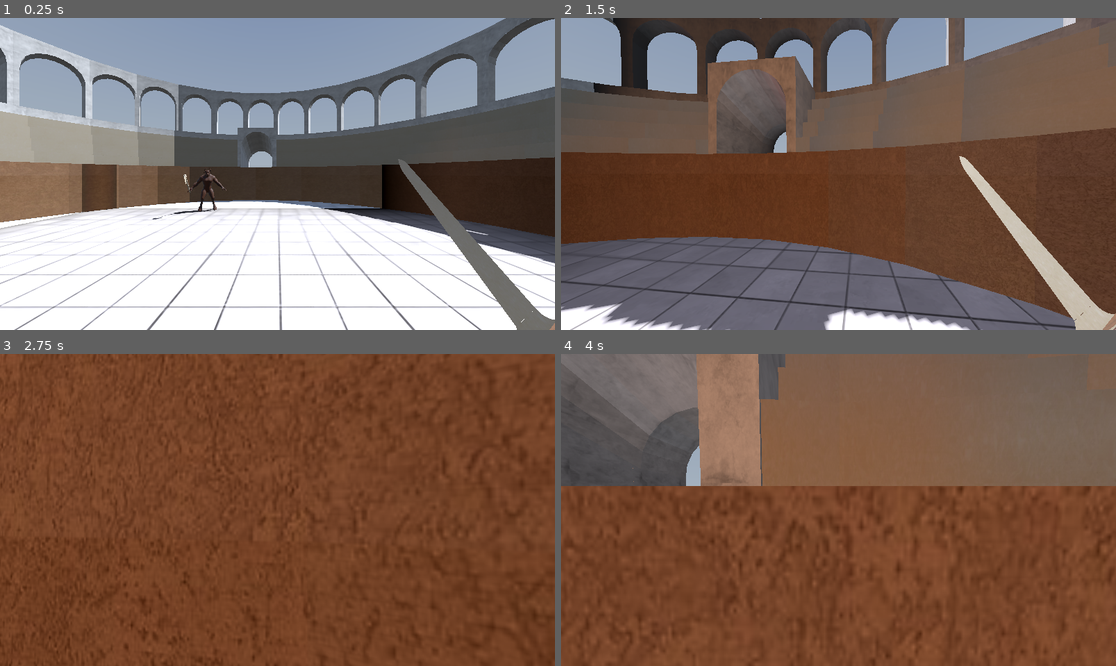
Above: before the commit, frames 1-4 (two rows, left to right).
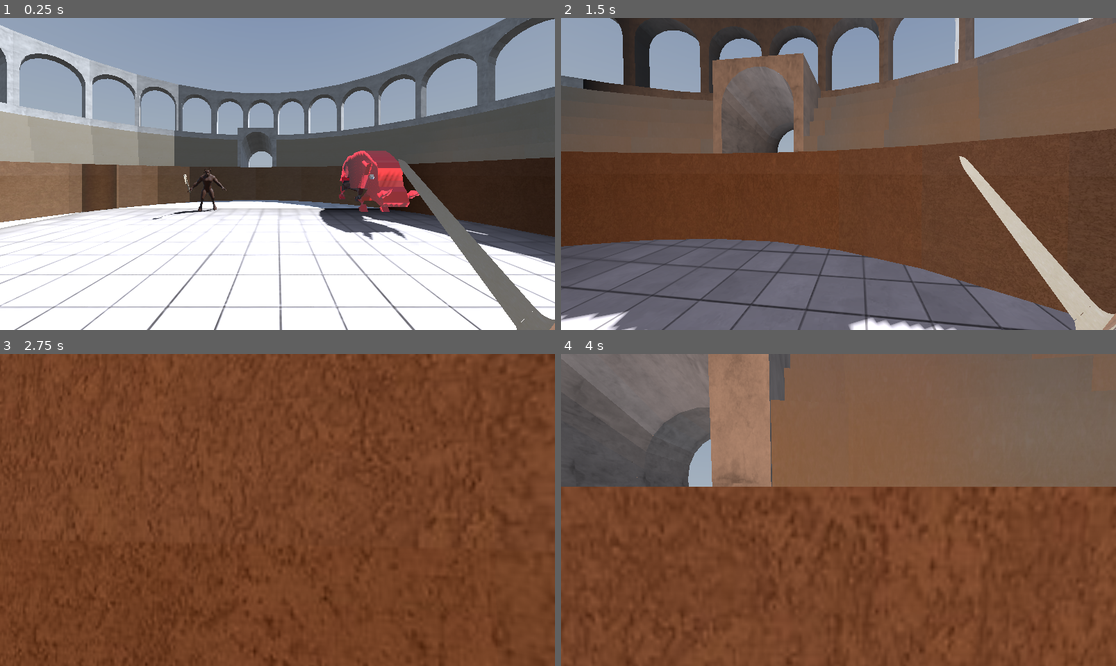
Above: after the commit, the same moments.

Repository: martinsi26/3DGameDesign
Game: Godot game, scene res://Scenes/Sandbox.tscn
Same seed, same stepped clock (60 frames per second), same inputs: the game is played once before the commit and once after it. A sky picture missing from this copy of the repository is replaced by a grey-blue gradient.
Inputs (mouse positions are in pixels of both pictures, inside the frame that each line leads up to):
- Up to frame 1 (0.25 s): no input
- Up to frame 2 (1.5 s): move the mouse to (866, 174) at 0.52 s; hold W (move_forward) from 0.53 s (still down); tap Q (lock) at 0.6 s; tap Space (jump) at 0.77 s; move the mouse to (810, 174) at 1.27 s; tap Ctrl (crouch) at 1.35 s
- Up to frame 3 (2.75 s): keep holding W (move_forward); tap Space (jump) at 1.52 s; tap Q (lock) at 1.55, 2.1 s; move the mouse to (288, 503) at 2.02 s
- Up to frame 4 (4 s): keep holding W (move_forward); move the mouse to (832, 516) at 2.77 s; tap Shift (sprint) at 2.85 s; tap Space (jump) at 3.02, 3.77 s; tap Q (lock) at 3.05, 3.6 s; move the mouse to (877, 513) at 3.52 s

The runs differ from the first frame. In frame 1, 2.4% of the frame differs, in the area x 57-76%, y 42-72%; in frame 2, 8.9%, in the area x 0-100%, y 0-100%; in frame 3, 2.3%; in frame 4, 3.8%.

Commit message:
before i mess something up

Diff:
--- a/3dgamedesign/Scenes/Enemy/Boar.gd
+++ b/3dgamedesign/Scenes/Enemy/Boar.gd
@@ -1,10 +1,15 @@
 class_name Boar extends Enemy
 
 @onready var navigation_agent_3d: NavigationAgent3D = $NavigationAgent3D
+@onready var state_machine = $AnimationTree["parameters/playback"]
 
 # move the enemy to point towards the player
 func enemy_follow_player(player) -> void:
-	#self.look_at(player.global_position)
 	self.look_at(Vector3(player.global_position.x, 0, player.global_position.z), Vector3(0, 1, 0), true)
 	self.rotate_y(30)
+	self.axis_lock_angular_y
 	self.orthonormalize()
+
+# conditions
+func _process(delta: float) -> void:
+	move_and_slide()
--- a/3dgamedesign/Scenes/Enemy/Boar.tscn
+++ b/3dgamedesign/Scenes/Enemy/Boar.tscn
@@ -7,51 +7,84 @@
 [ext_resource type="Script" path="res://Scripts/EnemyStateScripts/WalkingEnemyState.gd" id="3_id3uu"]
 [ext_resource type="Script" path="res://Scripts/EnemyStateScripts/IdleEnemyState.gd" id="4_qimtc"]
 
-[sub_resource type="CapsuleShape3D" id="CapsuleShape3D_2x7hp"]
-radius = 0.114048
-height = 1.14048
-
-[sub_resource type="CapsuleShape3D" id="CapsuleShape3D_hpnkm"]
-radius = 0.0362569
-height = 0.362569
-
-[sub_resource type="CapsuleShape3D" id="CapsuleShape3D_yoikd"]
-radius = 0.0180632
-height = 0.180632
-
-[sub_resource type="CapsuleShape3D" id="CapsuleShape3D_jenj1"]
-radius = 0.041426
-height = 0.41426
-
-[sub_resource type="CapsuleShape3D" id="CapsuleShape3D_7803w"]
-radius = 0.0196007
-height = 0.196007
-
-[sub_resource type="CapsuleShape3D" id="CapsuleShape3D_b71ti"]
-radius = 0.059633
-height = 0.59633
-
-[sub_resource type="CapsuleShape3D" id="CapsuleShape3D_perfh"]
-radius = 0.0362569
-height = 0.362569
-
-[sub_resource type="CapsuleShape3D" id="CapsuleShape3D_r7dst"]
-radius = 0.0179262
-height = 0.179262
-
-[sub_resource type="CapsuleShape3D" id="CapsuleShape3D_ffe0c"]
-radius = 0.041426
-height = 0.41426
-
-[sub_resource type="CapsuleShape3D" id="CapsuleShape3D_hqjyq"]
-radius = 0.0196007
-height = 0.196007
-
 [sub_resource type="BoxShape3D" id="BoxShape3D_1egue"]
 
 [sub_resource type="CapsuleShape3D" id="CapsuleShape3D_5goex"]
 radius = 1.5
 height = 4.0
+
+[sub_resource type="AnimationNodeAnimation" id="AnimationNodeAnimation_eb5ct"]
+animation = &"attack"
+
+[sub_resource type="AnimationNodeAnimation" id="AnimationNodeAnimation_cjwgi"]
+animation = &"block"
+
+[sub_resource type="AnimationNodeAnimation" id="AnimationNodeAnimation_uao04"]
+animation = &"idle"
+
+[sub_resource type="AnimationNodeAnimation" id="AnimationNodeAnimation_e2767"]
+animation = &"run"
+
+[sub_resource type="AnimationNodeAnimation" id="AnimationNodeAnimation_f0cui"]
+animation = &"walk"
+
+[sub_resource type="AnimationNodeStateMachineTransition" id="AnimationNodeStateMachineTransition_w2nmh"]
+advance_mode = 2
+
+[sub_resource type="AnimationNodeStateMachineTransition" id="AnimationNodeStateMachineTransition_44uws"]
+advance_mode = 2
+
+[sub_resource type="AnimationNodeStateMachineTransition" id="AnimationNodeStateMachineTransition_n22c5"]
+advance_mode = 2
+
+[sub_resource type="AnimationNodeStateMachineTransition" id="AnimationNodeStateMachineTransition_whkmd"]
+advance_mode = 2
+
+[sub_resource type="AnimationNodeStateMachineTransition" id="AnimationNodeStateMachineTransition_iktii"]
+advance_mode = 2
+
+[sub_resource type="AnimationNodeStateMachineTransition" id="AnimationNodeStateMachineTransition_c730d"]
+switch_mode = 2
+advance_mode = 2
+
+[sub_resource type="AnimationNodeStateMachineTransition" id="AnimationNodeStateMachineTransition_bu1sc"]
+switch_mode = 2
+advance_mode = 2
+
+[sub_resource type="AnimationNodeStateMachineTransition" id="AnimationNodeStateMachineTransition_76neg"]
+switch_mode = 2
+advance_mode = 2
+
+[sub_resource type="AnimationNodeStateMachineTransition" id="AnimationNodeStateMachineTransition_2qqxk"]
+switch_mode = 2
+advance_mode = 2
+
+[sub_resource type="AnimationNodeStateMachineTransition" id="AnimationNodeStateMachineTransition_cy4i0"]
+switch_mode = 2
+advance_mode = 2
+
+[sub_resource type="AnimationNodeStateMachineTransition" id="AnimationNodeStateMachineTransition_wojgd"]
+switch_mode = 2
+advance_mode = 2
+
+[sub_resource type="AnimationNodeStateMachineTransition" id="AnimationNodeStateMachineTransition_jc1l5"]
+switch_mode = 2
+advance_mode = 2
+
+[sub_resource type="AnimationNodeStateMachine" id="AnimationNodeStateMachine_om8sx"]
+states/End/position = Vector2(591.125, -80.3438)
+states/attack/node = SubResource("AnimationNodeAnimation_eb5ct")
+states/attack/position = Vector2(726.5, 100.062)
+states/block/node = SubResource("AnimationNodeAnimation_cjwgi")
+states/block/position = Vector2(858.5, 101.578)
+states/idle/node = SubResource("AnimationNodeAnimation_uao04")
+states/idle/position = Vector2(339.5, 100.125)
+states/run/node = SubResource("AnimationNodeAnimation_e2767")
+states/run/position = Vector2(591.312, 28.4375)
+states/walk/node = SubResource("AnimationNodeAnimation_f0cui")
+states/walk/position = Vector2(462, 99.875)
+transitions = ["Start", "idle", SubResource("AnimationNodeStateMachineTransition_w2nmh"), "idle", "walk", SubResource("AnimationNodeStateMachineTransition_44uws"), "walk", "run", SubResource("AnimationNodeStateMachineTransition_n22c5"), "run", "attack", SubResource("AnimationNodeStateMachineTransition_whkmd"), "attack", "block", SubResource("AnimationNodeStateMachineTransition_iktii"), "walk", "attack", SubResource("AnimationNodeStateMachineTransition_c730d"), "run", "walk", SubResource("AnimationNodeStateMachineTransition_bu1sc"), "attack", "walk", SubResource("AnimationNodeStateMachineTransition_76neg"), "block", "attack", SubResource("AnimationNodeStateMachineTransition_2qqxk"), "attack", "End", SubResource("AnimationNodeStateMachineTransition_cy4i0"), "run", "End", SubResource("AnimationNodeStateMachineTransition_wojgd"), "walk", "End", SubResource("AnimationNodeStateMachineTransition_jc1l5")]
+graph_offset = Vector2(225.6, -93.0601)
 
 [node name="Boar" type="CharacterBody3D"]
 collision_layer = 8
@@ -60,188 +93,49 @@
 [node name="Boar" parent="." instance=ExtResource("2_fbblt")]
 transform = Transform3D(1, 0, 0, 0, 1, 0, 0, 0, 1, -4, 0, -0.103)
 collision_layer = 4
-collision_mask = 3
 
 [node name="Skeleton3D" parent="Boar/Armature" index="0"]
 bones/0/position = Vector3(-0.982528, 1.60596, -0.0432069)
 bones/0/rotation = Quaternion(-0.000134916, -0.00544725, -0.0247674, 0.999678)
 bones/0/scale = Vector3(1, 1, 1)
-bones/1/rotation = Quaternion(0.506194, 0.525601, 0.474453, -0.492347)
-bones/2/rotation = Quaternion(0.0785438, 0.0061522, 0.0638344, 0.994846)
+bones/1/rotation = Quaternion(-0.422783, -0.547502, -0.389212, 0.608284)
+bones/2/rotation = Quaternion(0.00205011, 0.00618393, 0.00166619, 0.999977)
 bones/2/scale = Vector3(1, 1, 1)
-bones/3/rotation = Quaternion(-0.140049, -0.953021, -0.268322, -0.0118154)
-bones/4/rotation = Quaternion(0.58881, 0.394095, 0.580996, -0.400545)
-bones/5/rotation = Quaternion(-0.046419, -7.46193e-08, -0.00564048, 0.998906)
-bones/6/rotation = Quaternion(0.0291635, -0.903575, -0.42372, 0.0562421)
+bones/3/rotation = Quaternion(0.107125, 0.973348, 0.195126, 0.0551727)
+bones/4/rotation = Quaternion(0.526989, 0.550961, 0.419173, -0.492969)
+bones/5/rotation = Quaternion(-0.383561, -8.184e-08, -0.0466074, 0.922339)
+bones/6/rotation = Quaternion(0.0735888, -0.843551, -0.51222, 0.143659)
 bones/6/scale = Vector3(1, 1, 1)
-bones/7/rotation = Quaternion(-0.0315937, -0.0250371, -0.45896, 0.887542)
+bones/7/rotation = Quaternion(-0.0039415, -5.59095e-08, -0.361662, 0.932301)
 bones/8/rotation = Quaternion(-0.000254607, 2.80174e-07, -0.0233619, 0.999727)
 bones/8/scale = Vector3(1, 1, 1)
-bones/9/rotation = Quaternion(0.503032, 0.528592, 0.466354, -0.500063)
+bones/9/rotation = Quaternion(0.490766, 0.523423, 0.539357, -0.440762)
 bones/9/scale = Vector3(1, 1, 1)
-bones/10/rotation = Quaternion(0.0454714, 0.00441343, 0.0503487, 0.997686)
-bones/11/rotation = Quaternion(-0.0780012, -0.957888, -0.275648, -0.0195899)
+bones/10/rotation = Quaternion(0.259692, 0.0040781, 0.287546, 0.921879)
+bones/11/rotation = Quaternion(-0.233015, -0.961532, -0.113337, -0.0911858)
 bones/11/scale = Vector3(1, 1, 1)
-bones/12/rotation = Quaternion(0.588809, 0.394096, 0.580995, -0.400546)
+bones/12/rotation = Quaternion(0.566053, 0.388296, 0.577264, -0.44224)
 bones/12/scale = Vector3(1, 1, 1)
-bones/13/rotation = Quaternion(-0.0464253, 2.51529e-07, -0.00564121, 0.998906)
-bones/14/rotation = Quaternion(0.0291643, -0.903573, -0.423724, 0.056242)
+bones/13/rotation = Quaternion(-0.206299, 2.47499e-07, -0.0250677, 0.978168)
+bones/14/rotation = Quaternion(0.0398407, -0.84213, -0.537152, 0.0264179)
 bones/14/scale = Vector3(1, 1, 1)
 bones/15/scale = Vector3(1, 1, 1)
-bones/16/position = Vector3(-0.0013619, 2.6538, 0.16208)
+bones/16/position = Vector3(-0.00375631, 2.79954, 0.136026)
 bones/16/scale = Vector3(1, 1, 1)
-bones/17/position = Vector3(-0.272183, 1.53424, 0.180615)
+bones/17/position = Vector3(-0.270936, 1.67241, 0.150817)
 bones/17/rotation = Quaternion(0.0475726, 0.694921, 0.019078, 0.717257)
 bones/17/scale = Vector3(1, 1, 1)
-bones/18/position = Vector3(-0.0930375, 1.24884, 0.180615)
+bones/18/position = Vector3(-0.0819095, 1.40806, 0.194068)
 bones/18/rotation = Quaternion(0.727624, 0.0303727, -0.684512, -0.0329245)
 bones/18/scale = Vector3(1, 1, 1)
 bones/19/rotation = Quaternion(0.0169582, 0.727634, -0.0159778, 0.685569)
 bones/19/scale = Vector3(1, 1, 1)
-bones/20/position = Vector3(-0.00136185, 2.6538, -0.279762)
+bones/20/position = Vector3(-0.0382127, 2.66005, -0.28765)
 bones/20/scale = Vector3(1, 1, 1)
 bones/21/scale = Vector3(1, 1, 1)
-bones/22/position = Vector3(-0.0930375, 1.24884, -0.261227)
+bones/22/position = Vector3(-0.113777, 1.23394, -0.281484)
 bones/22/rotation = Quaternion(0.727624, 0.0303728, -0.684512, -0.0329245)
 bones/22/scale = Vector3(1, 1, 1)
-
-[node name="PhysicalBoneSimulator3D" type="PhysicalBoneSimulator3D" parent="Boar/Armature/Skeleton3D" index="1"]
-
-[node name="Physical Bone body" type="PhysicalBone3D" parent="Boar/Armature/Skeleton3D/PhysicalBoneSimulator3D"]
-transform = Transform3D(-0.302928, -0.472884, -0.235559, 0.0150195, 0.263717, -0.548726, 0.528093, -0.27876, -0.119517, -0.761959, 2.11976, 0.0687042)
-joint_offset = Transform3D(1, 0, 0, 0, 1, 0, 0, 0, 1, 2.5332e-07, 7.6741e-07, 0.936361)
-body_offset = Transform3D(-0.297528, -0.488373, -0.209387, -3.79142e-10, 0.239976, -0.559718, 0.531367, -0.273454, -0.117242, 0.196063, 0.524098, 0.109781)
-bone_name = "body"
-
-[node name="CollisionShape3D" type="CollisionShape3D" parent="Boar/Armature/Skeleton3D/PhysicalBoneSimulator3D/Physical Bone body"]
-transform = Transform3D(1, -1.49012e-08, 2.98023e-08, -2.98023e-08, -2.23517e-08, 1, 0, -1, -7.45058e-09, 0, 0, 0)
-shape = SubResource("CapsuleShape3D_2x7hp")
-
-[node name="Physical Bone upperarm_l" type="PhysicalBone3D" parent="Boar/Armature/Skeleton3D/PhysicalBoneSimulator3D"]
-transform = Transform3D(-0.00631365, 0.00786233, -0.60891, 0.0398988, 0.60764, 0.00743223, 0.607652, -0.0398163, -0.00681473, -0.360131, 2.63136, 0.182644)
-joint_type = 1
-joint_offset = Transform3D(1, 0, 0, 0, 1, 0, 0, 0, 1, 1.16994e-07, 5.50695e-08, 0.297679)
-body_offset = Transform3D(0.608993, 2.23517e-08, -3.91155e-08, 6.98492e-09, -1.41765e-07, -0.608994, 0, 0.608994, -1.6272e-07, -5.96046e-08, 0.181284, 1.49012e-08)
-bone_name = "upperarm.l"
-joint_constraints/bias = 0.3
-joint_constraints/damping = 1.0
-joint_constraints/impulse_clamp = 0.0
-
-[node name="CollisionShape3D" type="CollisionShape3D" parent="Boar/Armature/Skeleton3D/PhysicalBoneSimulator3D/Physical Bone upperarm_l"]
-transform = Transform3D(1, 0, 0, 0, 0, 1, 0, -1, 0, 0, 0, 0)
-shape = SubResource("CapsuleShape3D_hpnkm")
-
-[node name="Physical Bone midarm_l" type="PhysicalBone3D" parent="Boar/Armature/Skeleton3D/PhysicalBoneSimulator3D"]
-transform = Transform3D(0.0716476, -0.0870551, -0.598466, 0.0372746, 0.602141, -0.0831273, 0.603614, -0.0268503, 0.0761698, -0.0901168, 2.64147, 0.173376)
-joint_type = 1
-joint_offset = Transform3D(1, 0, 0, 0, 1, 0, 0, 0, 1, 9.24309e-08, 3.37978e-07, 0.148304)
-body_offset = Transform3D(0.608993, 1.86265e-08, 2.23517e-08, 1.11759e-07, 1.50641e-06, -0.608994, -5.58794e-09, 0.608993, 1.52597e-06, -5.96046e-08, 0.090316, -4.32134e-07)
-bone_name = "midarm.l"
-joint_constraints/bias = 0.3
-joint_constraints/damping = 1.0
-joint_constraints/impulse_clamp = 0.0
-
-[node name="CollisionShape3D" type="CollisionShape3D" parent="Boar/Armature/Skeleton3D/PhysicalBoneSimulator3D/Physical Bone midarm_l"]
-transform = Transform3D(1, 0, 0, 0, 0, 1, 0, -1, 0, 0, 0, 0)
-shape = SubResource("CapsuleShape3D_yoikd")
-
-[node name="Physical Bone upperleg_l" type="PhysicalBone3D" parent="Boar/Armature/Skeleton3D/PhysicalBoneSimulator3D"]
-transform = Transform3D(0.00200895, 0.252179, -0.554324, -0.000913989, 0.554327, 0.252178, 0.60899, 5.33852e-08, 0.0022071, -0.451685, 1.43197, 0.179864)
-joint_type = 1
-joint_offset = Transform3D(1, 0, 0, 0, 1, 0, 0, 0, 1, -4.51811e-09, 3.16487e-07, 0.340119)
-body_offset = Transform3D(0.608994, -4.68488e-08, 7.38073e-08, 5.12227e-09, 4.451e-08, -0.608994, -1.04137e-10, 0.608994, 1.34305e-07, -2.23517e-08, 0.20713, -2.38419e-07)
-bone_name = "upperleg.l"
-joint_constraints/bias = 0.3
-joint_constraints/damping = 1.0
-joint_constraints/impulse_clamp = 0.0
-
-[node name="CollisionShape3D" type="CollisionShape3D" parent="Boar/Armature/Skeleton3D/PhysicalBoneSimulator3D/Physical Bone upperleg_l"]
-transform = Transform3D(1, 0, 0, 0, 0, 1, 0, -1, 0, 0, 0, 0)
-shape = SubResource("CapsuleShape3D_jenj1")
-
-[node name="Physical Bone midleg_l" type="PhysicalBone3D" parent="Boar/Armature/Skeleton3D/PhysicalBoneSimulator3D"]
-transform = Transform3D(-0.00410553, 0.3025, -0.528536, 0.00221811, 0.528552, 0.302492, 0.608976, 0.000114188, -0.00466502, -0.178094, 1.29752, 0.179864)
-joint_type = 1
-joint_offset = Transform3D(1, 0, 0, 0, 1, 0, 0, 0, 1, -8.0692e-09, 3.93109e-07, 0.160927)
-body_offset = Transform3D(0.608993, -5.16375e-08, 7.68341e-08, 1.16415e-08, 5.46884e-07, -0.608994, -5.16593e-10, 0.608994, 7.3466e-07, -7.45058e-09, 0.0980036, -3.57628e-07)
-bone_name = "midleg.l"
-joint_constraints/bias = 0.3
-joint_constraints/damping = 1.0
-joint_constraints/impulse_clamp = 0.0
-
-[node name="CollisionShape3D" type="CollisionShape3D" parent="Boar/Armature/Skeleton3D/PhysicalBoneSimulator3D/Physical Bone midleg_l"]
-transform = Transform3D(1, 0, 0, 0, 0, 1, 0, -1, 0, 0, 0, 0)
-shape = SubResource("CapsuleShape3D_7803w")
-
-[node name="Physical Bone head" type="PhysicalBone3D" parent="Boar/Armature/Skeleton3D/PhysicalBoneSimulator3D"]
-transform = Transform3D(0.326207, -0.0136147, -0.514079, -0.511961, 0.0488833, -0.326158, 0.0485562, 0.606876, 0.0147389, -0.663246, 3.12881, -0.0504229)
-joint_type = 1
-joint_offset = Transform3D(1, 0, 0, 0, 1, 0, 0, 0, 1, -8.51197e-07, -6.26688e-08, 0.489602)
-body_offset = Transform3D(0.608994, 2.23517e-08, -3.69037e-08, -8.12579e-08, 1.67638e-08, -0.608994, -2.98023e-08, 0.608994, 1.86265e-09, 5.36442e-07, 0.298165, 3.72529e-08)
-bone_name = "head"
-joint_constraints/bias = 0.3
-joint_constraints/damping = 1.0
-joint_constraints/impulse_clamp = 0.0
-
-[node name="CollisionShape3D" type="CollisionShape3D" parent="Boar/Armature/Skeleton3D/PhysicalBoneSimulator3D/Physical Bone head"]
-transform = Transform3D(1, 0, 0, 0, 0, 1, 0, -1, 0, 0, 0, 0)
-shape = SubResource("CapsuleShape3D_b71ti")
-
-[node name="Physical Bone upperarm_l_001" type="PhysicalBone3D" parent="Boar/Armature/Skeleton3D/PhysicalBoneSimulator3D"]
-transform = Transform3D(-0.000865804, -0.00570367, -0.608966, 0.0399105, 0.607657, -0.00574815, 0.607684, -0.0399169, -0.000490113, -0.360114, 2.63528, -0.261081)
-joint_type = 1
-joint_offset = Transform3D(1, 0, 0, 0, 1, 0, 0, 0, 1, -1.47778e-07, 1.42373e-07, 0.297679)
-body_offset = Transform3D(0.608994, 1.04308e-07, -9.81381e-08, -3.59723e-08, 4.51575e-07, -0.608994, 0, 0.608994, 4.09542e-07, 1.19209e-07, 0.181285, -2.08616e-07)
-bone_name = "upperarm.l.001"
-joint_constraints/bias = 0.3
-joint_constraints/damping = 1.0
-joint_constraints/impulse_clamp = 0.0
-
-[node name="CollisionShape3D" type="CollisionShape3D" parent="Boar/Armature/Skeleton3D/PhysicalBoneSimulator3D/Physical Bone upperarm_l_001"]
-transform = Transform3D(1, 0, 0, 0, 0, 1, 0, -1, 0, 0, 0, 0)
-shape = SubResource("CapsuleShape3D_perfh")
-
-[node name="Physical Bone midarm_l_001" type="PhysicalBone3D" parent="Boar/Armature/Skeleton3D/PhysicalBoneSimulator3D"]
-transform = Transform3D(0.0605866, -0.0606742, -0.602927, 0.0377175, 0.605136, -0.0571063, 0.604797, -0.0316605, 0.0639606, -0.0900997, 2.6454, -0.270348)
-joint_type = 1
-joint_offset = Transform3D(1, 0, 0, 0, 1, 0, 0, 0, 1, -7.80673e-08, 7.53966e-07, 0.147179)
-body_offset = Transform3D(0.608994, 9.31323e-08, -8.19564e-08, -7.45058e-09, 5.05242e-08, -0.608994, 7.45058e-09, 0.608994, 1.88593e-08, 5.96046e-08, 0.089631, -4.61936e-07)
-bone_name = "midarm.l.001"
-joint_constraints/bias = 0.3
-joint_constraints/damping = 1.0
-joint_constraints/impulse_clamp = 0.0
-
-[node name="CollisionShape3D" type="CollisionShape3D" parent="Boar/Armature/Skeleton3D/PhysicalBoneSimulator3D/Physical Bone midarm_l_001"]
-transform = Transform3D(1, 0, 0, 0, 0, 1, 0, -1, 0, 0, 0, 0)
-shape = SubResource("CapsuleShape3D_r7dst")
-
-[node name="Physical Bone upperleg_l_001" type="PhysicalBone3D" parent="Boar/Armature/Skeleton3D/PhysicalBoneSimulator3D"]
-transform = Transform3D(0.0020091, 0.252177, -0.554325, -0.000914033, 0.554328, 0.252175, 0.60899, 4.34597e-08, 0.00220725, -0.451685, 1.43197, -0.261977)
-joint_type = 1
-joint_offset = Transform3D(1, 0, 0, 0, 1, 0, 0, 0, 1, -1.76329e-07, 2.87205e-07, 0.340119)
-body_offset = Transform3D(0.608994, -3.29218e-08, 5.28526e-08, 8.61473e-09, -1.93872e-07, -0.608994, 1.72768e-11, 0.608994, -1.63757e-07, 8.9407e-08, 0.20713, -1.19209e-07)
-bone_name = "upperleg.l.001"
-joint_constraints/bias = 0.3
-joint_constraints/damping = 1.0
-joint_constraints/impulse_clamp = 0.0
-
-[node name="CollisionShape3D" type="CollisionShape3D" parent="Boar/Armature/Skeleton3D/PhysicalBoneSimulator3D/Physical Bone upperleg_l_001"]
-transform = Transform3D(1, 0, 0, 0, 0, 1, 0, -1, 0, 0, 0, 0)
-shape = SubResource("CapsuleShape3D_ffe0c")
-
-[node name="Physical Bone midleg_l_001" type="PhysicalBone3D" parent="Boar/Armature/Skeleton3D/PhysicalBoneSimulator3D"]
-transform = Transform3D(-0.00410632, 0.302504, -0.528533, 0.00221811, 0.528549, 0.302496, 0.608976, 0.000114616, -0.00466569, -0.178093, 1.29752, -0.261977)
-joint_type = 1
-joint_offset = Transform3D(1, 0, 0, 0, 1, 0, 0, 0, 1, -1.25314e-07, 2.61266e-07, 0.160927)
-body_offset = Transform3D(0.608994, -3.69109e-08, 1.03842e-07, 6.23986e-08, 4.90691e-07, -0.608994, -7.27596e-11, 0.608993, 4.92829e-07, 5.96046e-08, 0.0980037, -2.38419e-07)
-bone_name = "midleg.l.001"
-joint_constraints/bias = 0.3
-joint_constraints/damping = 1.0
-joint_constraints/impulse_clamp = 0.0
-
-[node name="CollisionShape3D" type="CollisionShape3D" parent="Boar/Armature/Skeleton3D/PhysicalBoneSimulator3D/Physical Bone midleg_l_001"]
-transform = Transform3D(1, 0, 0, 0, 0, 1, 0, -1, 0, 0, 0, 0)
-shape = SubResource("CapsuleShape3D_hqjyq")
 
 [node name="CollisionShape3D" type="CollisionShape3D" parent="Boar"]
 transform = Transform3D(4.8, 0, 0, 0, 2.5, 0, 0, 0, 0.9, 4.2, 1, -0.08)
@@ -249,7 +143,7 @@
 
 [node name="BoarStateMachine" type="Node" parent="." node_paths=PackedStringArray("CURRENT_STATE")]
 script = ExtResource("1_j844m")
-CURRENT_STATE = NodePath("WalkingBoarState")
+CURRENT_STATE = NodePath("IdleBoarState")
 
 [node name="AttackBoarState" type="Node" parent="BoarStateMachine"]
 script = ExtResource("2_w37hu")
@@ -257,7 +151,7 @@
 DECELERATION = 0.15
 TOP_ANIM_SPEED = 1.2
 
-[node name="WalkingBoarState" type="Node" parent="BoarStateMachine"]
+[node name="ChargeBoarState" type="Node" parent="BoarStateMachine"]
 script = ExtResource("3_id3uu")
 SPEED = 2.0
 DECELERATION = 0.15
@@ -277,7 +171,13 @@
 [node name="NavigationAgent3D" type="NavigationAgent3D" parent="."]
 
 [node name="CollisionShape3D" type="CollisionShape3D" parent="."]
-transform = Transform3D(4.8, 0, 0, 0, 2.5, 0, 0, 0, 0.9, 0, 1, -0.08)
+transform = Transform3D(4.8, 0, 0, 0, 2.5, 0, 0, 0, 0.9, 0, 1, 0)
 shape = SubResource("BoxShape3D_1egue")
 
+[node name="AnimationTree" type="AnimationTree" parent="."]
+root_node = NodePath("../Boar")
+tree_root = SubResource("AnimationNodeStateMachine_om8sx")
+advance_expression_base_node = NodePath("../BoarStateMachine")
+anim_player = NodePath("../Boar/AnimationPlayer")
+
 [editable path="Boar"]
--- a/3dgamedesign/Scenes/Sandbox.tscn
+++ b/3dgamedesign/Scenes/Sandbox.tscn
@@ -30,6 +30,7 @@
 script = SubResource("GDScript_1uooq")
 
 [node name="Boar" parent="." instance=ExtResource("1_al2u0")]
+transform = Transform3D(1, 0, 0, 0, 1, 0, 0, 0, 1, -7.56196, 0, 0)
 
 [node name="WorldEnvironment" parent="." instance=ExtResource("1_v8a0n")]
 
Not shown: 1 places in 3dgamedesign/Scenes/Enemy/Boar.tscn that only renumber resources
